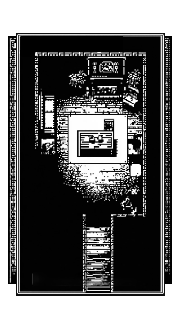
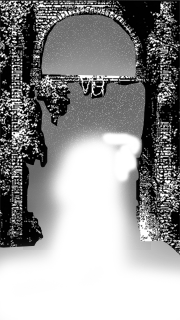
Comparing the layer stacks of the two 180 x 320 images. Changes:
hid group "pt4" (4 layers) over (8, 33, 172, 296)
showed group "pt2" (22 layers) over (0, 0, 180, 320)
showed group "2" (6 layers) over (0, 0, 180, 320)
painted on "spr_bg_story_dungeonfg" over (0, 114, 180, 320)
